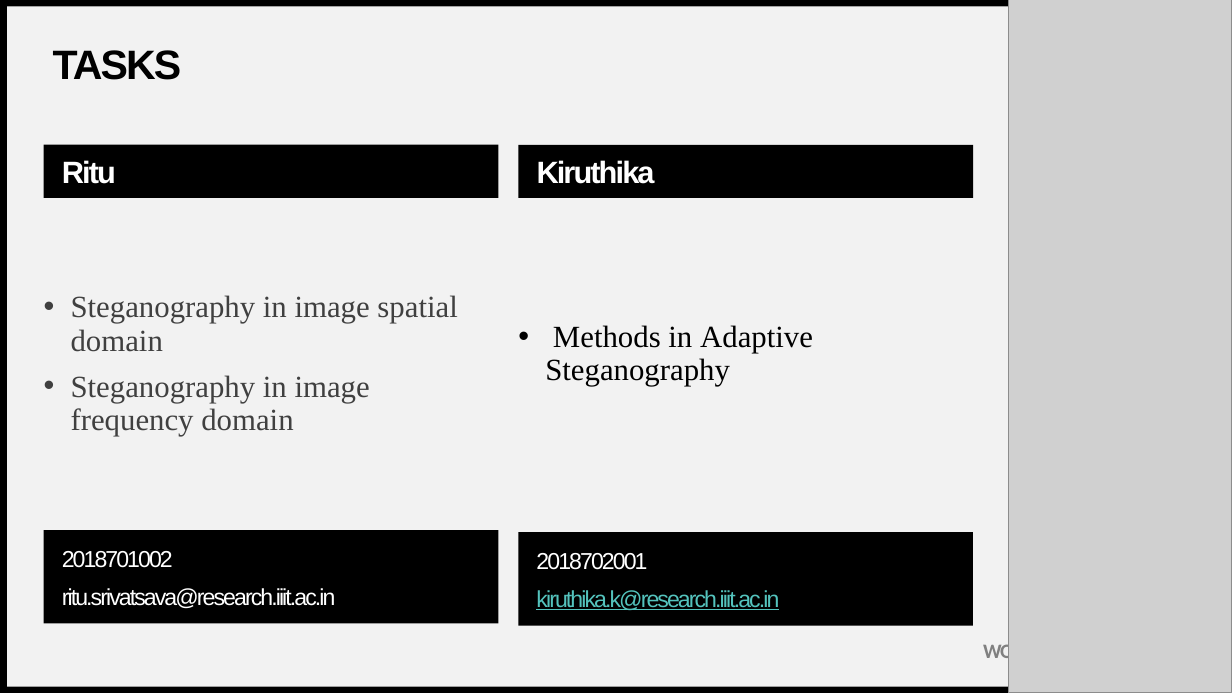
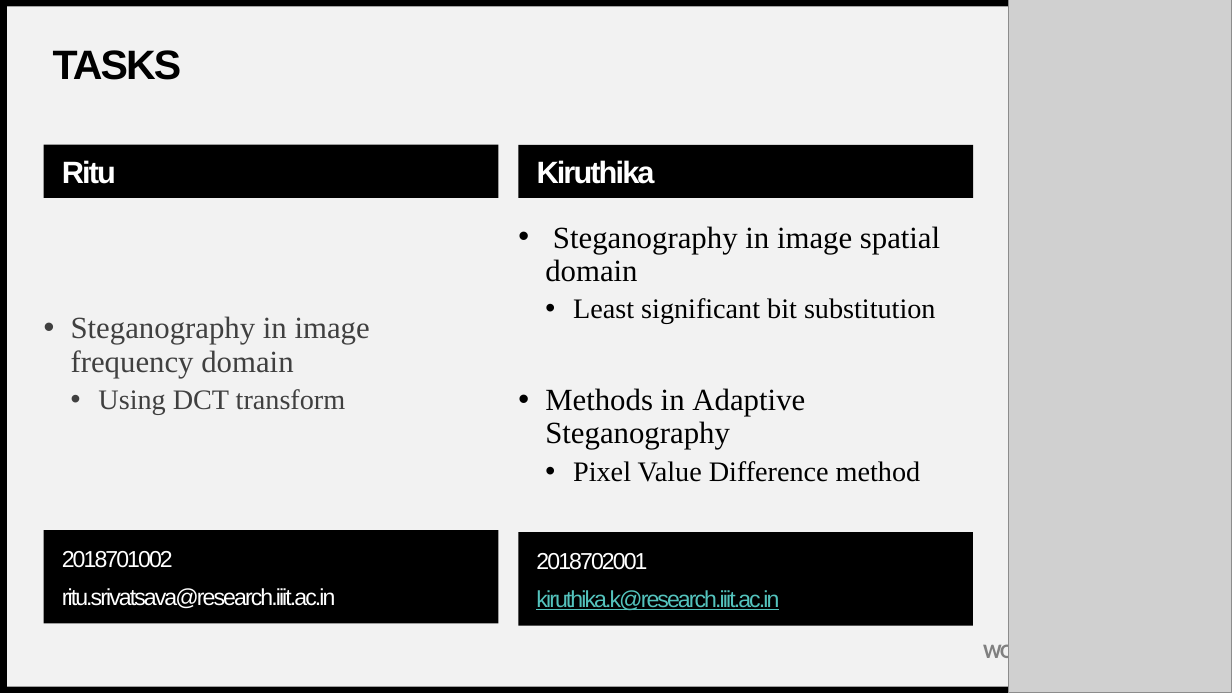
Before and after one commit to kiruthika-kannan/Steganography, a slide deck: slide 6 of proposal.pptx. Drawn at 1232x693 pixels with LibreOffice and Linux fonts; fonts in the diff are those of the drawing; grey boxes stand for pictures. Boxes give left, top, right and bottom in pixels: in the first picture for what was removed or moved away, otherwise in the second. Text is boxed around its words. In the diff, an @@ line names an element or a change of style, - is before the commit and + after.

```diff
--- a/proposal.pptx
+++ b/proposal.pptx
@@ text at bbox=[545, 226, 940, 324]: paragraphs added @@
+• Steganography in image spatial domain
+  • Least significant bit substitution
@@ text at bbox=[71, 295, 457, 352]: paragraph removed @@
-• Steganography in image spatial domain
@@ text at bbox=[98, 389, 346, 414]: paragraph added @@
+  • Using DCT transform
@@ text at bbox=[573, 461, 921, 482]: paragraph added @@
+  • Pixel Value Difference method
```
Also in this commit, not shown: 1 slide added.
